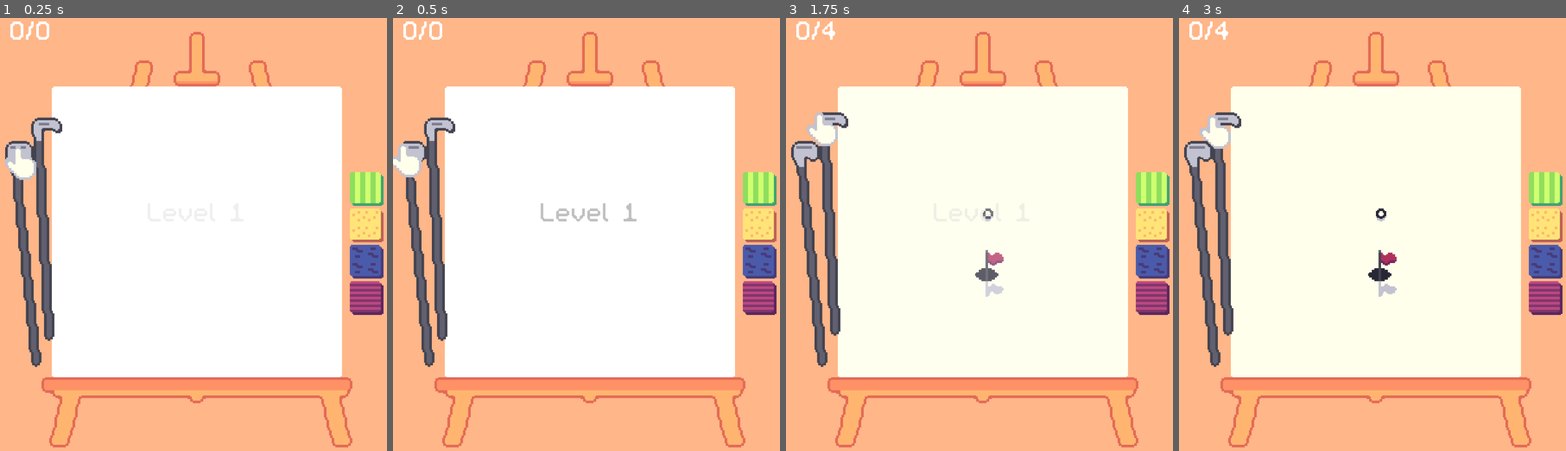
Above: before the commit, frames 1-4 (left to right).
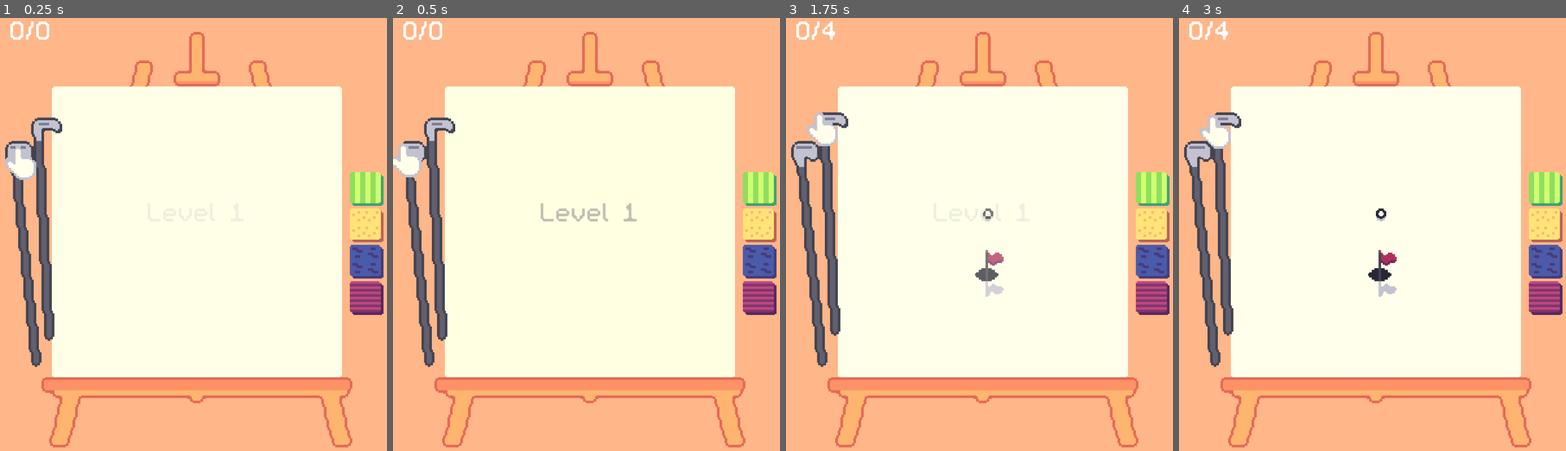
Above: after the commit, the same moments.

Repository: Pojemnik/golfech
Game: Godot game, scene res://scenes/main.tscn
Same seed, same stepped clock (60 frames per second), same inputs: the game is played once before the commit and once after it.
Inputs (mouse positions are in pixels of both pictures, inside the frame that each line leads up to):
- Up to frame 1 (0.25 s): no input
- Up to frame 2 (0.5 s): no input
- Up to frame 3 (1.75 s): click (813, 251) at 0.5 s; click (832, 221) at 1.25 s
- Up to frame 4 (3 s): click (1206, 251) at 2 s; click (1225, 221) at 2.75 s

The runs differ from the first frame. In frame 2, 50% of the frame differs, in the area x 13-89%, y 15-83%; in frame 3, less than 0.1%; in frame 4, nothing differs.

Commit message:
Make more yellow

Diff:
--- a/scenes/level_complete.gd
+++ b/scenes/level_complete.gd
@@ -7,6 +7,7 @@
 var text_visible: bool;
 var bg_visible: bool;
 var next_text;
+const bg_color = Color("ffffeb");
 
 func on_tween_end():
 	tween_end.emit();
@@ -19,7 +20,7 @@
 func show_with_text(text: String):
 	var tween = get_tree().create_tween();
 	$Label.text = text;
-	tween.tween_property(self, "modulate", Color.WHITE, tween_duration);
+	tween.tween_property(self, "modulate", bg_color, tween_duration);
 	tween.set_parallel(true);
 	tween.tween_method(set_shader_value, Color.TRANSPARENT, Color.BLACK, tween_duration);
 	tween.set_parallel(false);
--- a/scenes/level_complete.tscn
+++ b/scenes/level_complete.tscn
@@ -12,9 +12,10 @@
 font_color = Color(0, 0, 0, 1)
 
 [node name="LevelComplete" type="ColorRect"]
-modulate = Color(1, 1, 1, 0)
+modulate = Color(1, 1, 0.92156863, 0)
 offset_right = 112.0
 offset_bottom = 112.0
+color = Color(1, 1, 0.92156863, 1)
 script = ExtResource("1_2e2w2")
 
 [node name="Label" type="Label" parent="."]
--- a/scenes/main.tscn
+++ b/scenes/main.tscn
@@ -158,6 +158,7 @@
 [node name="ColorRect" type="ColorRect" parent="SubViewportContainer/SubViewport"]
 offset_right = 112.0
 offset_bottom = 112.0
+color = Color(1, 1, 0.92156863, 1)
 
 [node name="LevelParent" type="Control" parent="SubViewportContainer/SubViewport"]
 layout_mode = 3
